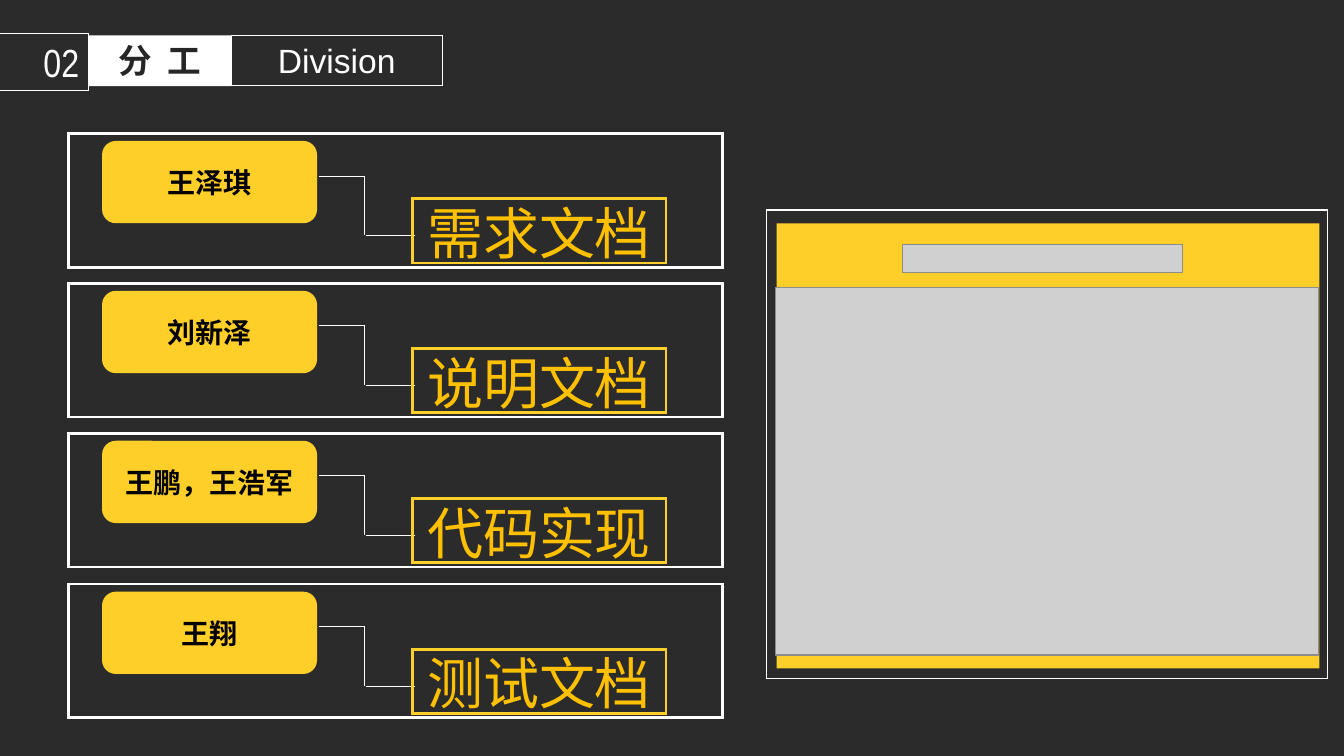
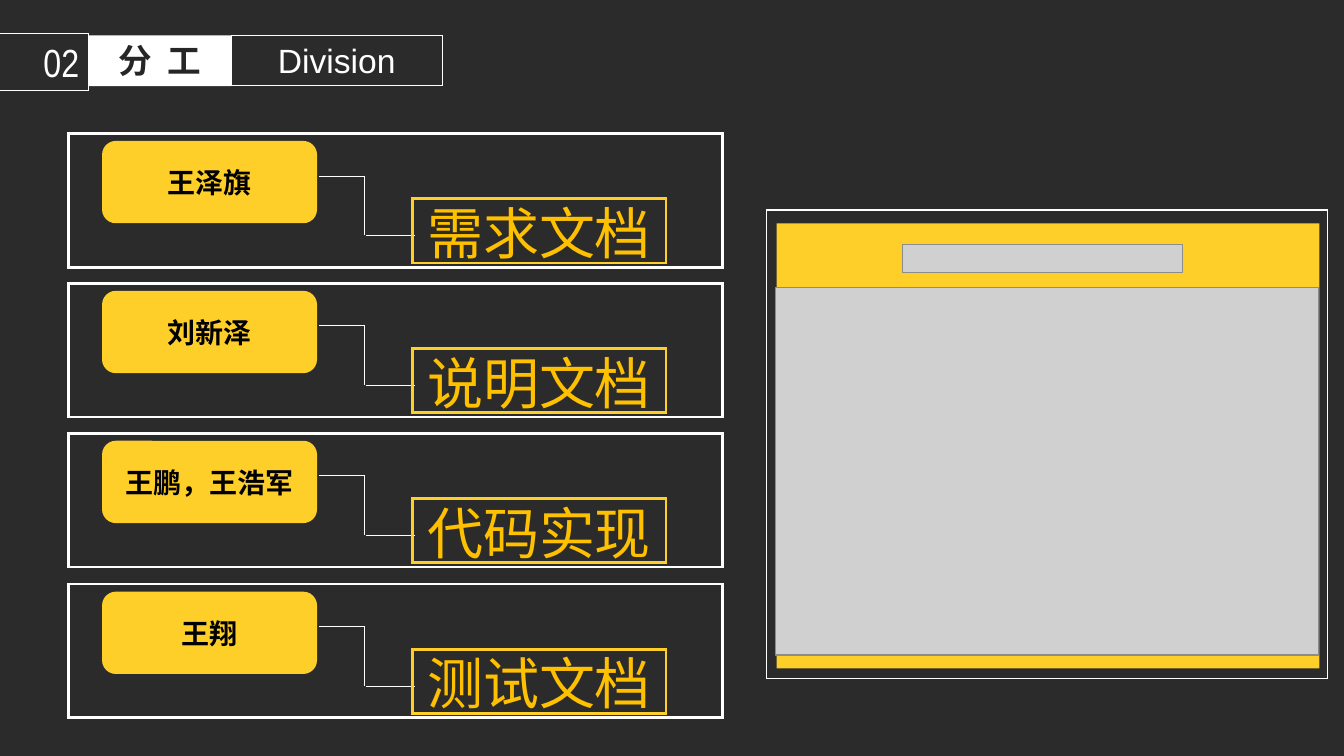
Before and after one commit to 1004032560/FourKings, a slide deck: slide 7 of 飞机大战项目/飞机大战.pptx. Drawn at 1344x756 pixels with LibreOffice and Linux fonts; fonts in the diff are those of the drawing; grey boxes stand for pictures; background and template pictures are left out; a plain dark background stands for a picture behind light text. Boxes give left, top, right and bottom in pixels: in the first picture for what was removed or moved away, otherwise in the second. Text is boxed around its words. In the diff, an @@ line names an element or a change of style, - is before the commit and + after.

Commit message:
update

```diff
--- a/飞机大战项目/飞机大战.pptx
+++ b/飞机大战项目/飞机大战.pptx
@@ text in rounded rectangle at <box>167,169,251,196</box>: text changed @@
-王泽琪
+王泽旗
```
